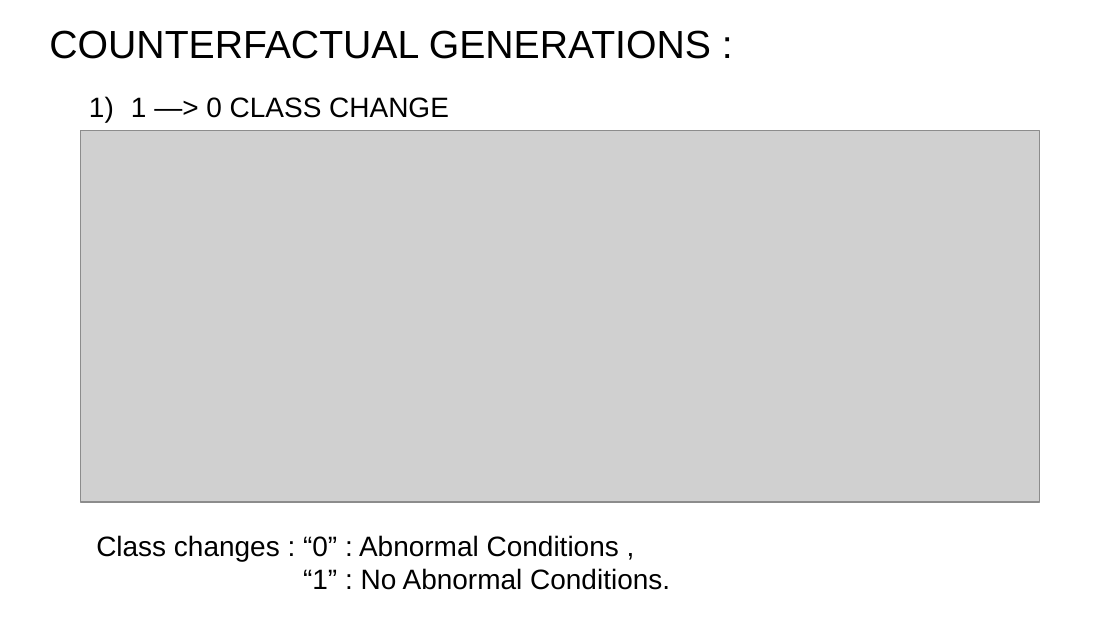
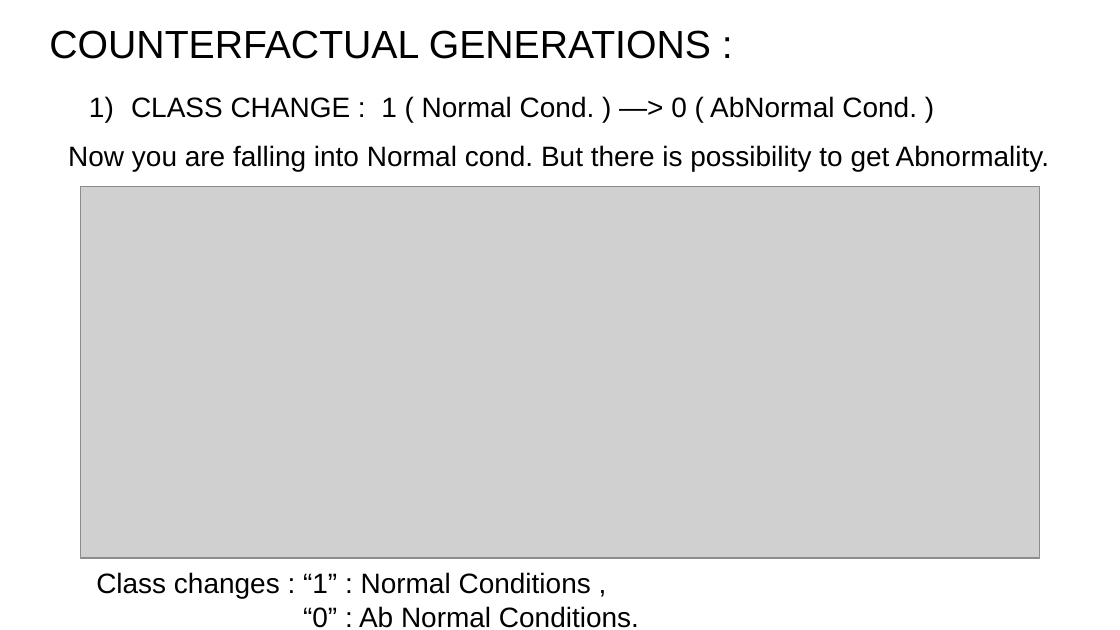
Before and after one commit to Udgata-ML/CDC-Data-CounterFactual, a slide deck: slide 12 of results/CDC Dataset CFs Partial RESULTS.pptx (slide 10 before the commit). Drawn at 1120x630 pixels with LibreOffice and Linux fonts; fonts in the diff are those of the drawing; grey boxes stand for pictures. Boxes give left, top, right and bottom in pixels: in the first picture for what was removed or moved away, otherwise in the second. Text is boxed around its words. In the diff, an @@ line names an element or a change of style, - is before the commit and + after.

```diff
--- a/results/CDC Dataset CFs Partial RESULTS.pptx
+++ b/results/CDC Dataset CFs Partial RESULTS.pptx
@@ text at (131,96,917,118): text changed @@
-1) 1 —> 0 CLASS CHANGE
+1) CLASS CHANGE : 1 ( Normal Cond. ) —> 0 ( AbNormal Cond. )
@@ text added at (68,145,1049,171), 18 pt, text #000000 @@
+Now you are falling into Normal cond. But there is possibility to get Abnormality.
@@ picture: place and size @@
-picture at (81,131,1039,503)
+picture at (81,187,1039,559)
@@ text at (96,572,639,628): text changed @@
-Class changes : “0” : Abnormal Conditions ,
-“1” : No Abnormal Conditions.
+Class changes : “1” : Normal Conditions ,
+“0” : Ab Normal Conditions.
```
Also in this commit, not shown: 9 other slides changed, 1 other file.
